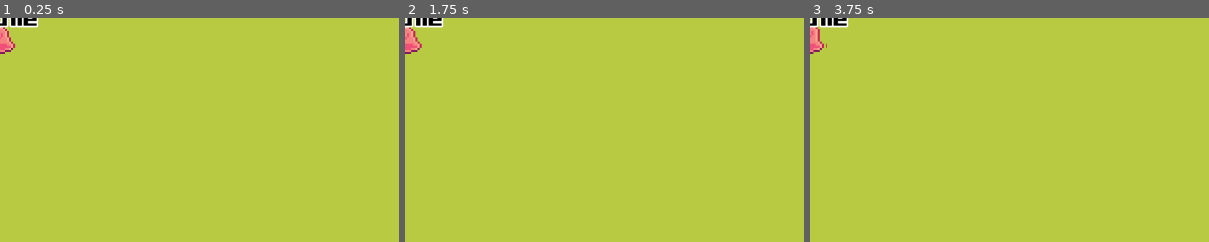
Above: before the commit, frames 1-3 (left to right).
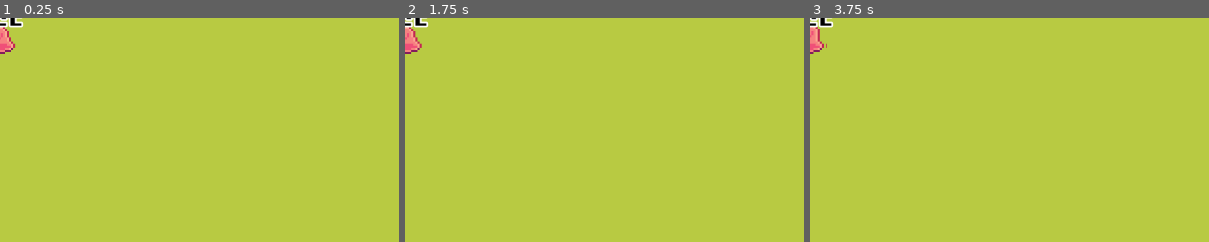
Above: after the commit, the same moments.

Repository: JustThomi/WordwallWarriors
Game: Godot game, scene res://src/entities/enemy/enemy.tscn
Same seed, same stepped clock (60 frames per second), same inputs: the game is played once before the commit and once after it. Before the commit the project has no main scene; this scene is started directly in both runs.
Inputs:
- Up to frame 1 (0.25 s): no input
- Up to frame 2 (1.75 s): tap Enter (ui_accept) at 0.5, 0.77, 1.25, 1.52 s
- Up to frame 3 (3.75 s): tap Enter (ui_accept) at 2, 2.75, 3.02, 3.5 s
The pictures show only the part of the screen within x 0-50%, y 0-50%; the shares and areas given below are measured in that part.

The runs differ from the first frame. In frame 1, 0.3% of the frame differs, in the area x 0-10%, y 0-5%; in frame 2, 0.3%; in frame 3, 0.3%.

Commit message:
am adaugat lista de cuvinte

Diff:
--- a/project.godot
+++ b/project.godot
@@ -11,6 +11,7 @@
 [application]
 
 config/name="Wordwall Warriors"
+run/main_scene="res://src/entities/enemy/enemy.tscn"
 config/features=PackedStringArray("4.2", "Forward Plus")
 config/icon="res://icon.svg"
 
--- a/src/entities/enemy/enemy.gd
+++ b/src/entities/enemy/enemy.gd
@@ -2,31 +2,58 @@
 
 @onready var text := $Label
 @onready var move_up = $Area2D/AnimatedSprite2D
-# will move this to separate file
-var words = [
-	'circle',
-	'study',
-	'rain',
-	'exam',
-	'tree',
-	'blue',
-	'green',
-	'red',
-	'phone',
-	'enemy',
-]
+
+var verStr : String
+var words = []
+var ver_words = []
+var index = -1
+var lvl = 0
+var lvlWords = 0
+
+
+func read_list():
+	var file_path = "res://src/entities/enemy/words.txt"
+	var file = FileAccess.open(file_path, FileAccess.READ)
+	var content = file.get_as_text()
+	file.close()
+	var linii = content.split("\n")
+
+	for linie in linii:
+		linie = linie.strip_edges()
+		if linie.find("-") != -1:
+			var parti = linie.split("-")
+			ver_words.append(parti[0].strip_edges())
+			words.append(parti[1].strip_edges())
+
 
 const SPEED := 100
 var rng = RandomNumberGenerator.new()
 
 func set_word():
-	var rnr = rng.randi_range(0, len(words) - 1)
-	text.text = words[rnr]
+	index = rng.randi_range(0, lvlWords)
+	print(index)
+	print(lvlWords)
+	verStr = ver_words[index]
+	text.text = words[index]
+
 
 func move(delta):
 	self.progress += SPEED * delta
 
 func _ready():
+	lvl = get_tree().root.get_child(1).get_name()
+	print(lvl)
+	if lvl == "Level1":
+		lvlWords = 100
+	if lvl == "Level2":
+		lvlWords = 150
+	if lvl == "Level3":
+		lvlWords = 200
+	if lvl == "Level4":
+		lvlWords = 250
+	if lvl == "Level5":
+		lvlWords = 350
+	read_list()
 	rng.randomize()
 	move_up.play("move")
 	set_word()
--- a/src/entities/tower/tower.tscn
+++ b/src/entities/tower/tower.tscn
@@ -99,7 +99,6 @@
 
 [node name="FireAnimation" type="AnimatedSprite2D" parent="."]
 position = Vector2(0.8, 30.4)
-scale = Vector2(1, 1)
 sprite_frames = SubResource("SpriteFrames_syh0i")
 animation = &"fire"
 speed_scale = 3.0
--- a/src/utils/CombatManager.gd
+++ b/src/utils/CombatManager.gd
@@ -20,7 +20,7 @@
 
 func check_attack(word: String):
 	for enemy in enemies:
-		if word == enemy.text.text:
+		if word == enemy.verStr:
 			score += 1
 			score_lable.text = str(score)
 			remove_enemy(enemy)
Not shown, added: src/entities/enemy/words.txt
